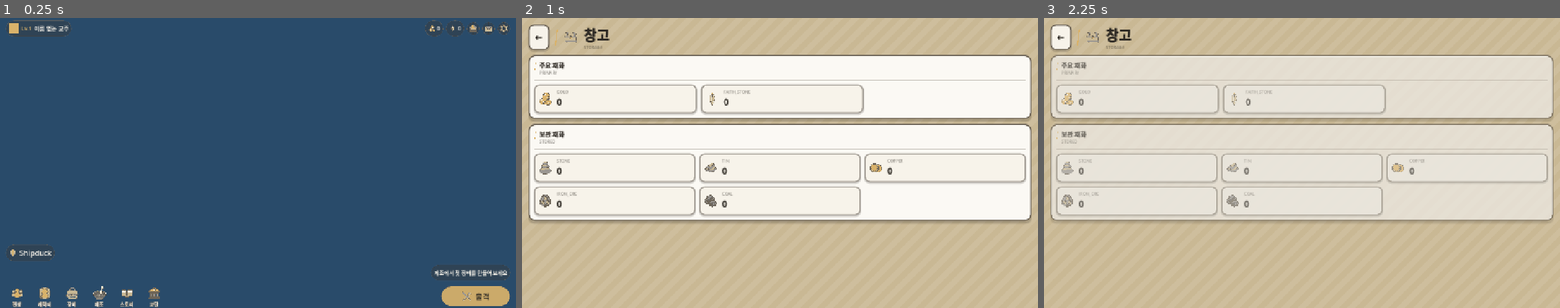
Above: before the commit, frames 1-3 (left to right).
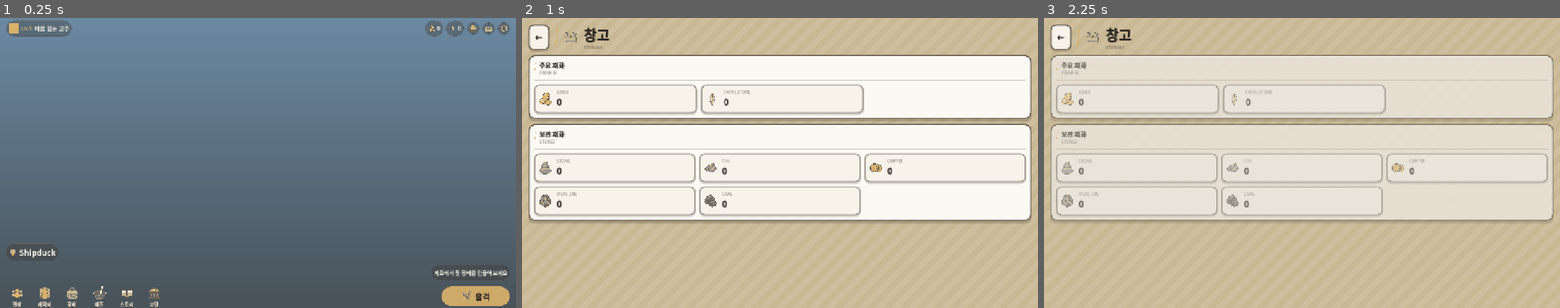
Above: after the commit, the same moments.

Repository: KADSA-OFFICIAL/Group-2
Game: Godot game, scene res://main.tscn
Two runs of this game, one before a commit and one after it. Both use one fixed random seed, a clock stepped at 60 frames per second and the inputs below.
Inputs (mouse positions are in pixels of both pictures, inside the frame that each line leads up to):
- Up to frame 1 (0.25 s): no input
- Up to frame 2 (1 s): click (955, 29) at 0.52 s
- Up to frame 3 (2.25 s): click "←" at 1.25 s; click (1498, 29) at 2.02 s

The runs differ from the first frame. In frame 1, 97% of the frame differs, in the area x 0-100%, y 0-100%; in frame 2, nothing differs; in frame 3, nothing differs.

Commit message:
refactor(ui): 메인화면을 HUDKit 언어로 정리 (#143)
메인화면은 #102 이후 이번 UI 재작업 내내 범위 밖이었다. 캐릭터 일러스트가 없어
톤 판단을 미뤄 왔는데, 아트 없이도 고칠 수 있는 것들이 남아 있었다.

1) 일러스트 플레이스홀더가 팔레트를 뚫고 나왔다
   character.tint 원본으로 화면 전체를 덮고 있었다. tint 는 전투 스프라이트용이라
   순색에 가까워(원색 파랑) 흙 톤과 가장 크게 충돌하는 자리였다.
   HUDKit.muted() 를 거치고, 단색 대신 그라데이션으로 바꿨다(단색 한 판은
   "덜 만든 화면"으로 읽힌다 — VN 배경과 같은 방식).

2) 같은 헬퍼가 또 복제되어 있었다
   _text() / _make_icon() 이 이 파일에도 있었다. #123 에서 다섯 화면의 같은 복제를
   걷어냈는데 메인화면만 남아 있었다. HUDKit 으로 넘긴다.

3) 굵기 대비가 없었다
   지역 _text() 가 폰트를 갈아 끼우지 않아 굵기 인자가 아무 효과가 없었다.
   HUDKit.label() 로 넘기면서 캐릭터 이름·레벨·재화·출격에 굵기를 줬다.

레이아웃은 건드리지 않았다. #102 에서 상단 8요소를 5개로 줄인 정리를 존중한다.
반투명 오버레이 구조도 그대로다 — 메인화면은 일러스트가 주인공이라 이 구조가 맞다.

그라데이션 밝기를 한 번 잘못 잡았다: 밝게 두니 하단 탭 라벨(크림색)이 배경에 묻혔다.
이 위에 얹히는 글자가 전부 크림색이라 배경은 어두운 쪽으로 가야 한다.

Co-Authored-By: Claude Opus 5 <noreply@anthropic.com>

Diff:
--- a/screens/main/main_screen.gd
+++ b/screens/main/main_screen.gd
@@ -182,9 +182,31 @@
 		return
 
 	# 일러스트 자리. 파일이 들어오면 위 분기로 그대로 대체된다.
-	var placeholder := ColorRect.new()
+	#
+	# 두 가지를 지킨다:
+	#   1) tint 원본을 쓰지 않는다. tint 는 전투 스프라이트를 물들이려고 고른 값이라
+	#      순색에 가깝고(원색 파랑), 화면 전체를 덮는 이 자리에서 흙 톤 팔레트를 가장
+	#      크게 뚫고 나온다. HUDKit.muted() 로 색상만 살리고 채도를 팔레트로 당긴다.
+	#   2) 단색 한 판이 아니라 그라데이션이다. 단색은 "덜 만든 화면"으로 읽힌다.
+	#      VN 배경과 같은 방식이다.
+	var tinted := HUDKit.muted(character.tint)
+
+	# 어두운 쪽으로 잡는다. 이 위에 얹히는 글자(하단 탭·이름표)가 전부 크림색이라
+	# 배경이 밝으면 대비가 무너진다. 밝게 잡았더니 실제로 탭 라벨이 배경에 묻었다.
+	var gradient := Gradient.new()
+	gradient.set_color(0, tinted.lerp(UITheme.INK, 0.30))
+	gradient.set_color(1, tinted.lerp(UITheme.INK, 0.70))
+
+	var texture := GradientTexture2D.new()
+	texture.gradient = gradient
+	texture.fill_from = Vector2(0.0, 0.0)
+	texture.fill_to = Vector2(0.0, 1.0)
+
+	var placeholder := TextureRect.new()
 	placeholder.set_anchors_preset(Control.PRESET_FULL_RECT)
-	placeholder.color = Color(character.tint.r, character.tint.g, character.tint.b, 0.30)
+	placeholder.texture = texture
+	placeholder.expand_mode = TextureRect.EXPAND_IGNORE_SIZE
+	placeholder.stretch_mode = TextureRect.STRETCH_SCALE
 	placeholder.mouse_filter = Control.MOUSE_FILTER_IGNORE
 	_art_layer.add_child(placeholder)
 
@@ -213,7 +235,7 @@
 		var icon := _make_icon(ROLE_ICON_NAME.get(role, ""), UITheme.ICON_ROUND)
 		if icon != null:
 			row.add_child(icon)
-	row.add_child(_text(character.display_name, 18, UITheme.INK_ON_DARK))
+	row.add_child(_text(character.display_name, 20, UITheme.INK_ON_DARK, 700))
 
 	# 남는 가로 공간을 밀어내 이름표가 좌측에 붙게 한다.
 	var tail := Control.new()
@@ -321,7 +343,7 @@
 	avatar.color = UITheme.AMBER
 	row.add_child(avatar)
 
-	row.add_child(_text("Lv.%d" % PlayerProfile.level, 14, UITheme.ACCENT))
+	row.add_child(_text("Lv.%d" % PlayerProfile.level, 14, UITheme.ACCENT, 700))
 
 	# 이름이 비었을 때의 문구는 OrderSystem 이 정한다(화면마다 다르게 적지 않는다).
 	var display_name := OrderSystem.get_leader_display_name()
@@ -350,7 +372,7 @@
 		row.add_child(icon)
 
 	# 메인화면에 들어올 때 재화가 0에서 올라간다.
-	var label := _text("", 13, UITheme.INK_ON_DARK)
+	var label := _text("", 13, UITheme.INK_ON_DARK, 700)
 	HUDKit.count_up(label, CurrencySystem.get_balance(currency_type))
 	row.add_child(label)
 	_currency_labels[currency_type] = label
@@ -494,7 +516,7 @@
 	if icon != null:
 		row.add_child(icon)
 
-	var label := _text("출격", 19, UITheme.INK)
+	var label := _text("출격", 20, UITheme.INK, 700)
 	label.vertical_alignment = VERTICAL_ALIGNMENT_CENTER
 	row.add_child(label)
 
@@ -545,31 +567,23 @@
 		child.queue_free()
 
 
-func _text(value: String, size: int, color: Color) -> Label:
-	var label := Label.new()
-	label.text = value
-	label.add_theme_font_size_override("font_size", size)
-	label.add_theme_color_override("font_color", color)
-	return label
+# 글자·아이콘 만들기는 HUDKit 이 소유한다.
+# 이 파일에도 같은 헬퍼가 복제되어 있었다(#123 에서 다섯 화면의 복제를 걷어냈는데
+# 메인화면만 남아 있었다). weight 를 넘기면 실제로 굵어진다 — 지역 _text() 는
+# 폰트를 갈아 끼우지 않아 굵기 인자가 아무 효과가 없었다.
+func _text(value: String, size: int, color: Color, weight: int = 400) -> Label:
+	return HUDKit.label(value, size, color, weight)
 
 
 func _chip_text(value: String) -> Control:
 	var plate := PanelContainer.new()
 	plate.add_theme_stylebox_override("panel", UITheme.overlay_text_pill())
-	plate.add_child(_text(value, 14, UITheme.INK_ON_DARK))
+	plate.add_child(_text(value, 14, UITheme.INK_ON_DARK, 600))
 	return plate
 
 
 func _make_icon(icon_name: String, size: int) -> TextureRect:
-	var texture := _load_texture(icon_name)
-	if texture == null:
-		return null
-	var rect := TextureRect.new()
-	rect.texture = texture
-	rect.custom_minimum_size = Vector2(size, size)
-	rect.expand_mode = TextureRect.EXPAND_IGNORE_SIZE
-	rect.stretch_mode = TextureRect.STRETCH_KEEP_ASPECT_CENTERED
-	return rect
+	return HUDKit.make_icon(icon_name, size)
 
 
 # 아이콘 **이름**("icon_back")을 받는다. 경로와 확장자 해석은 UITheme 이 한다.
